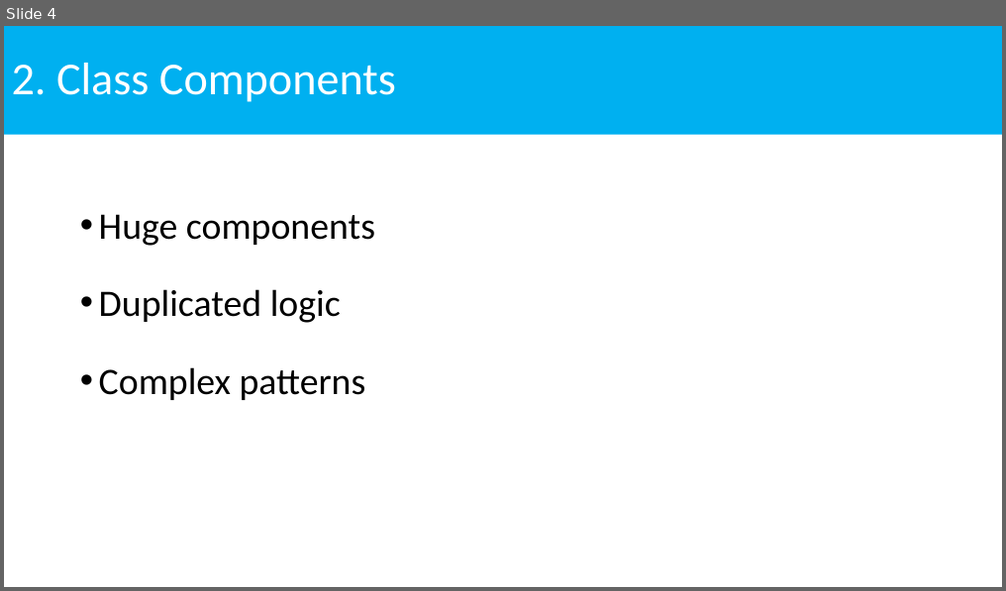
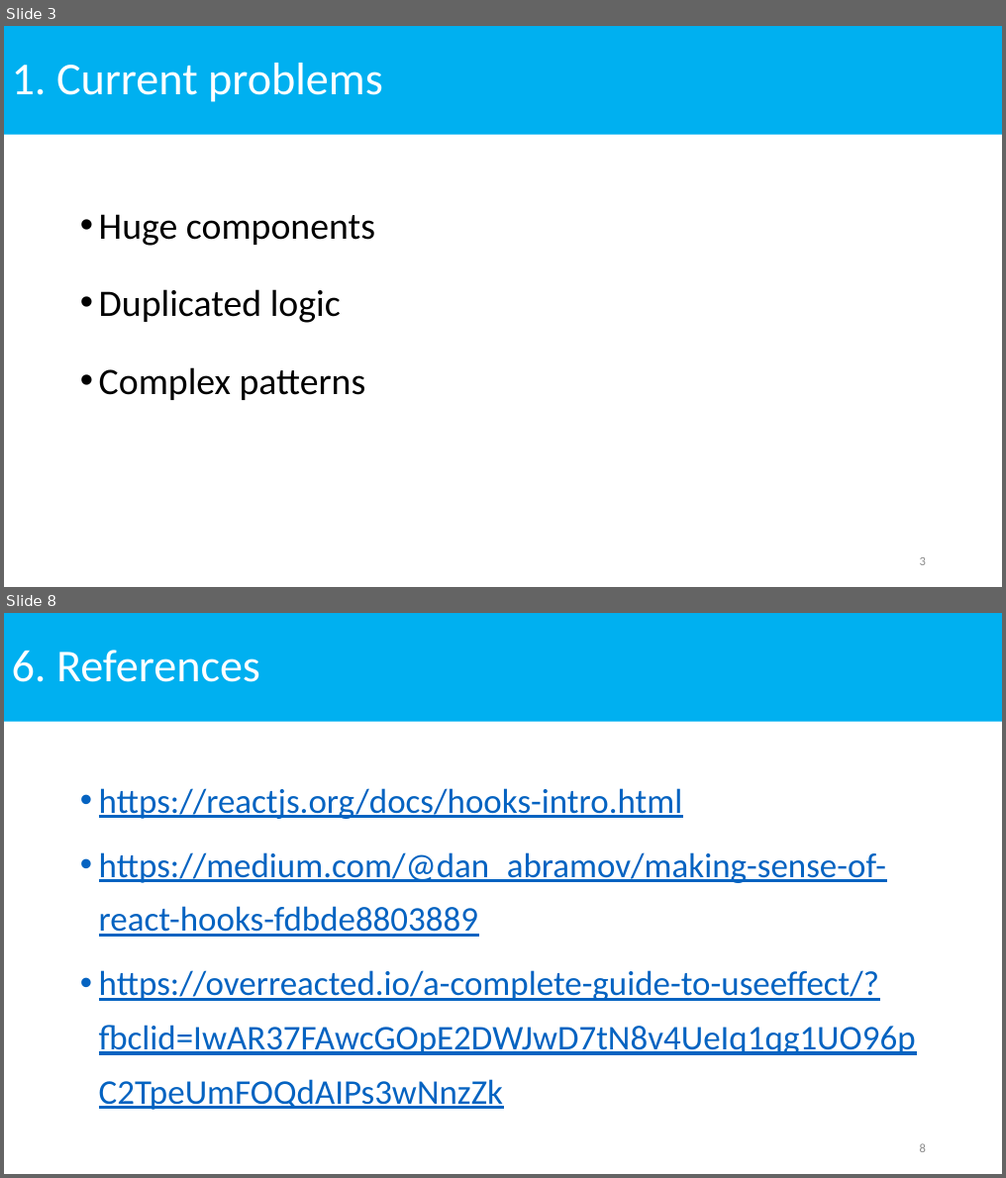
Before and after one commit to NhanHoang8195/react-hook-demo, a slide deck: ReactHooks.pptx. Shown one above the other, each under a label of ours: slide 4 before the commit, slides 3 and 8 after it; the slides between them are not shown. The pictures are 1006x591 and 1006x1178 pixels, drawn with LibreOffice and Linux fonts; fonts in the diff are those of the drawing. Boxes give left, top, right and bottom in pixels: in the first picture for what was removed or moved away, otherwise in the second. Text is boxed around its words. In the diff, an @@ line names an element or a change of style, - is before the commit and + after.

```diff
--- a/ReactHooks.pptx
+++ b/ReactHooks.pptx
@@ slide 8 added at (x1=4, y1=613, x2=1002, y2=1174), background #FFFFFF @@
@@ title added at (x1=4, y1=613, x2=1002, y2=722), fill #00B0F0, 44 pt, text #FFFFFF @@
+6. References
@@ text added at (x1=99, y1=788, x2=916, y2=1056), 33.3 pt, text #0563C1, underline @@
+• https://reactjs.org/docs/hooks-intro.html
+• https://medium.com/@dan_abramov/making-sense-of-react-hooks-fdbde8803889
+• https://overreacted.io/a-complete-guide-to-useeffect/?fbclid=IwAR37FAwcGOpE2DWJwD7tN8v4UeIq1qg1UO96pC2TpeUmFOQdAIPs3wNnzZk
@@ page number added at (x1=920, y1=1144, x2=926, y2=1153), 12 pt, text #8C8C8C @@
+8
@@ what was slide 4 is now slide 3 @@
@@ slide 3 changed as well @@
@@ title at (x1=12, y1=63, x2=383, y2=102): text changed @@
-2. Class Components
+1. Current problems
@@ page number added at (x1=920, y1=558, x2=926, y2=566), 12 pt, text #8C8C8C @@
+3
```
Also in this commit, not shown: 4 other slides changed, 3 other slides added, 5 slides removed, 8 other files.
